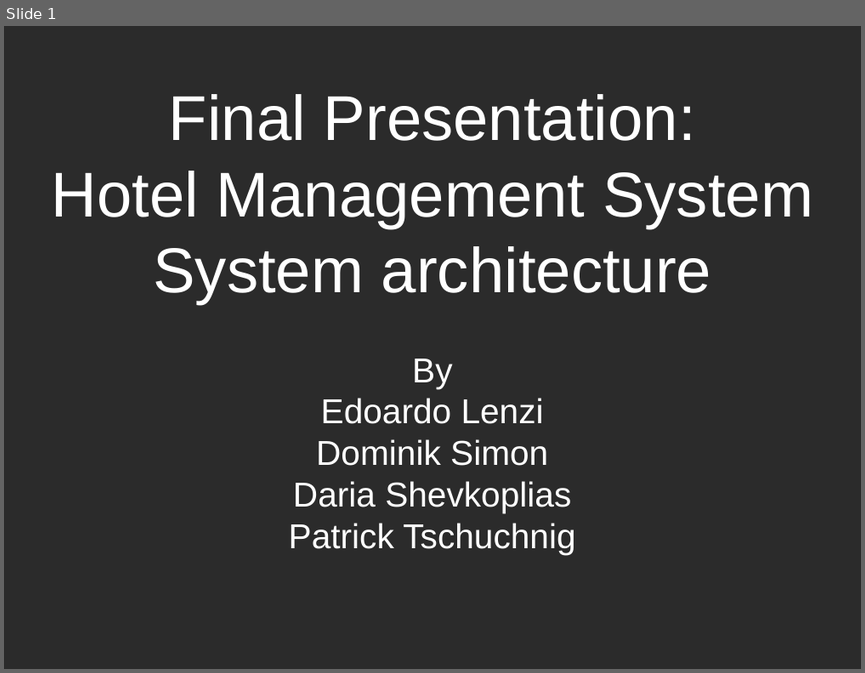
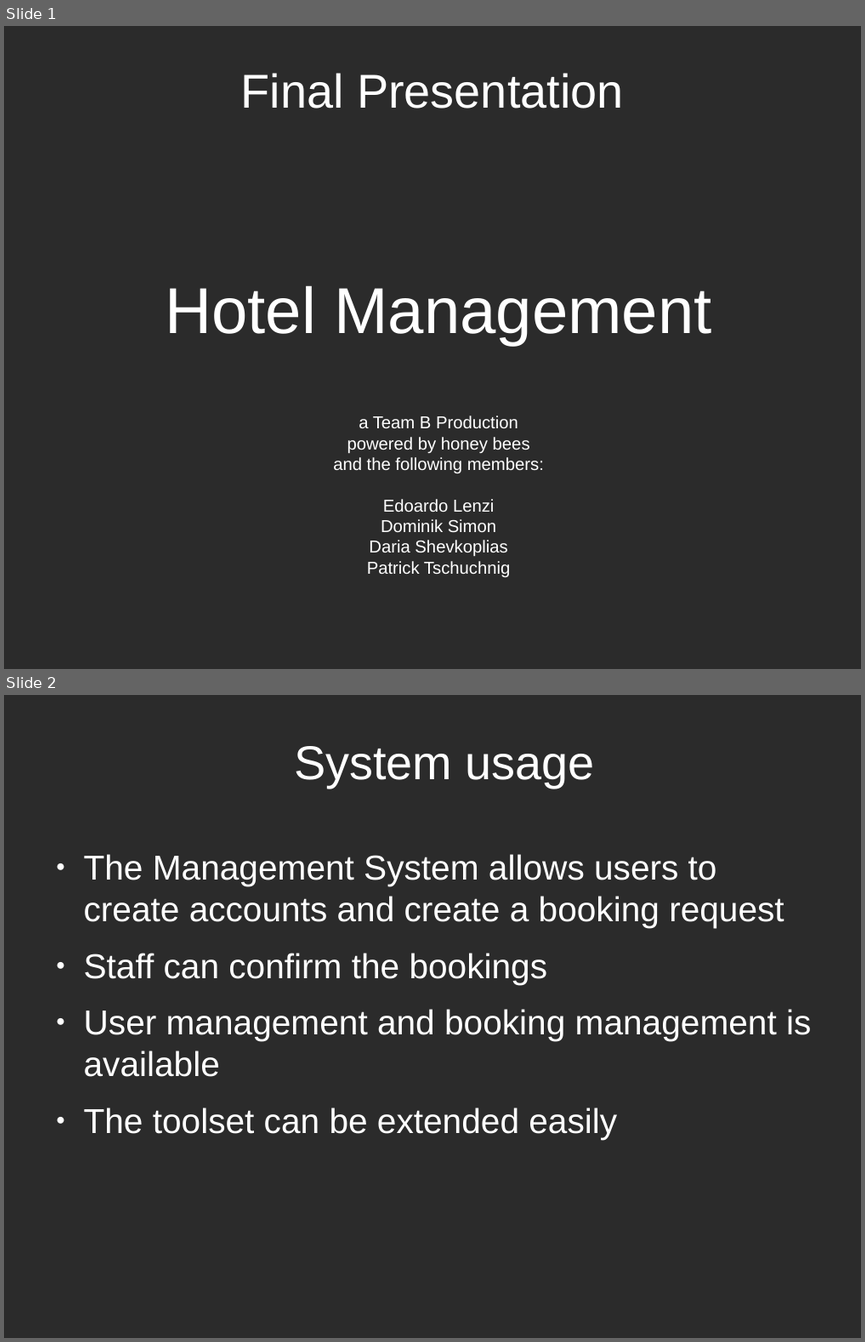
Before and after one commit to EdoardoLenzi9/Advanced-Programming-CPP-Dodo-Neko, a slide deck: Documentation/Milestone 4.odp. Shown one above the other, each under a label of ours: slide 1 before the commit, slides 1 and 2 after it. The pictures are 865x673 and 865x1342 pixels, drawn with LibreOffice and Linux fonts; fonts in the diff are those of the drawing; background and template pictures are left out; a plain dark background stands for a picture behind light text. Boxes give left, top, right and bottom in pixels: in the first picture for what was removed or moved away, otherwise in the second. Text is boxed around its words. In the diff, an @@ line names an element or a change of style, - is before the commit and + after.

```diff
--- a/Documentation/Milestone 4.odp
+++ b/Documentation/Milestone 4.odp
@@ slide 2 added at (4, 695, 861, 1338), background picture (left out) @@
@@ title added at (294, 746, 595, 788), 44 pt, text #FFFFFF @@
+System usage
@@ text added at (84, 854, 811, 1139), 32 pt, text #FFFFFF @@
+● The Management System allows users to create accounts and create a booking request
+● Staff can confirm the bookings
+● User management and booking management is available
+● The toolset can be extended easily
@@ slide 1 changed as well @@
@@ title at (241, 73, 623, 108): text changed; size 58.6 to 44 pt @@
-Final Presentation:
-Hotel Management System
-System architecture
+Final Presentation
@@ title added at (165, 285, 712, 345), 60 pt, text #FFFFFF @@
+Hotel Management
@@ subtitle "a Team B Production": place and size @@
-subtitle "a Team B Production" at (289, 358, 575, 554)
+subtitle "a Team B Production" at (333, 415, 544, 578)
@@ subtitle at (333, 415, 544, 474): text changed; size 32 to 16 pt @@
-By
+a Team B Production
+powered by honey bees
+and the following members:
@@ subtitle at (367, 499, 510, 578): size 32 to 16 pt in "Edoardo Lenzi", "Dominik Simon", "Daria Shevkoplias", "Patrick Tschuchnig" @@
```
Also in this commit, not shown: 2 other slides changed, 9 other slides added, 20 slides removed.
